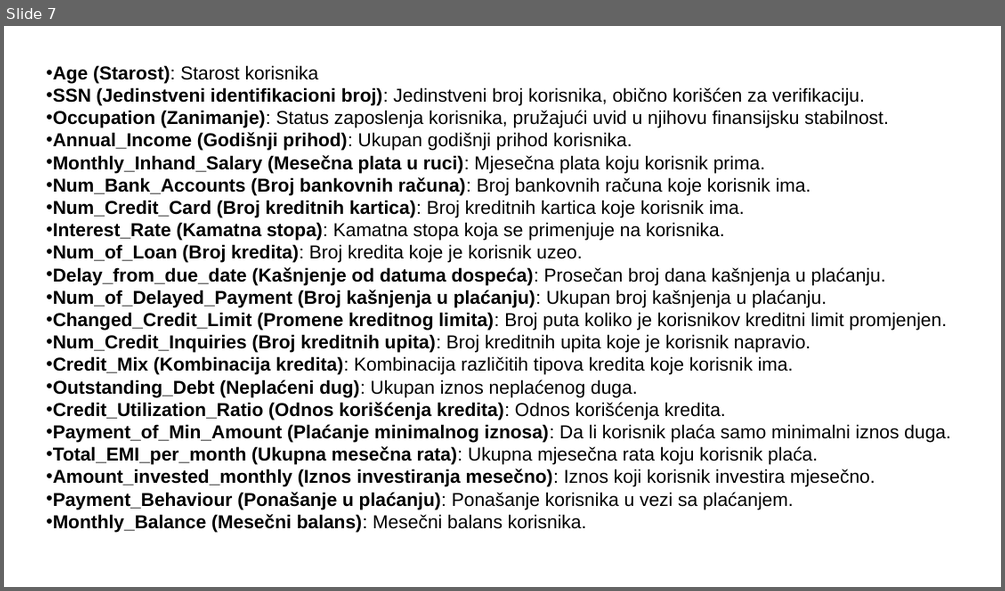
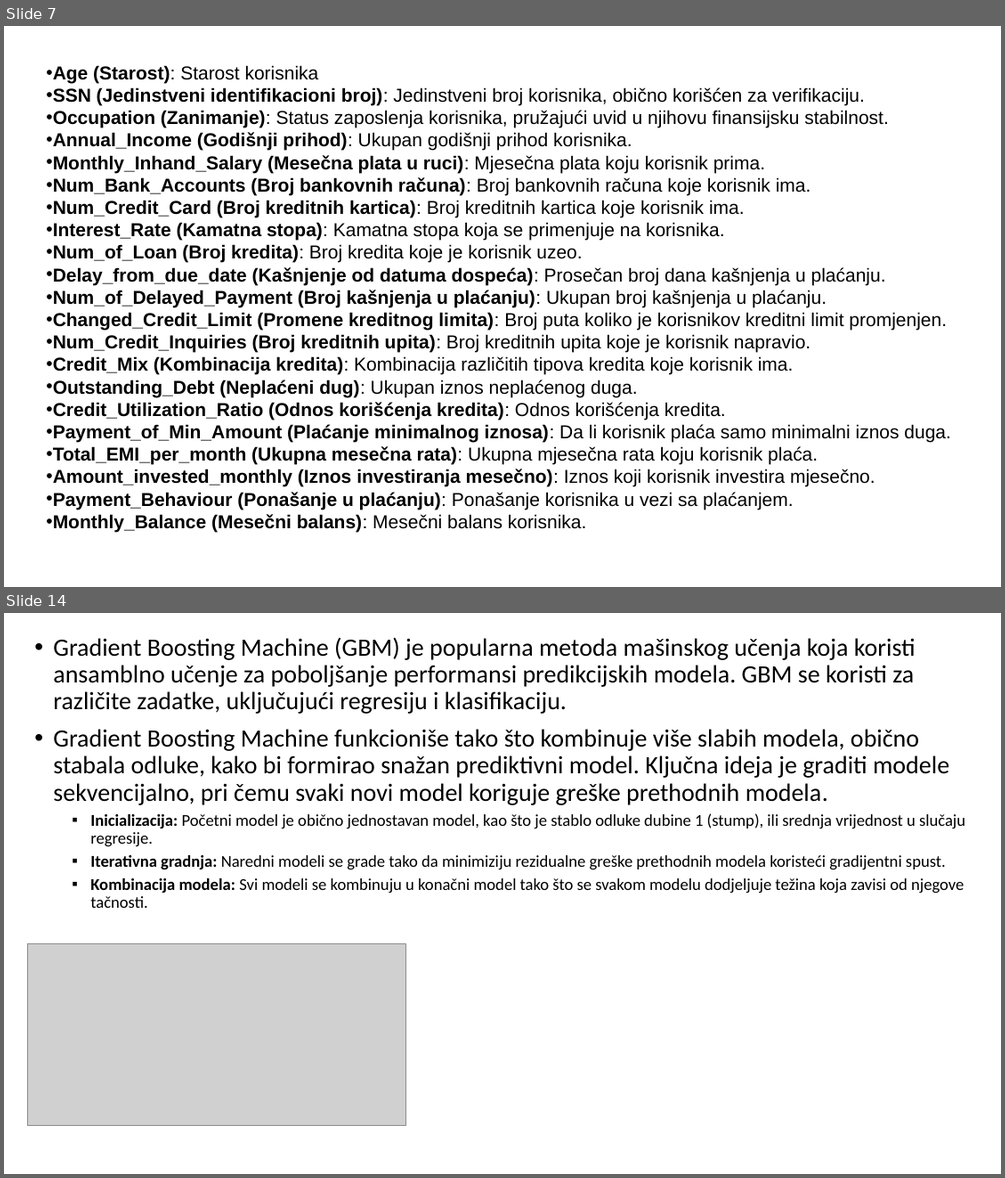
Before and after one commit to Pejanovic/ORI, a slide deck: Prezentacija.pptx. Shown one above the other, each under a label of ours: slide 7 before the commit, slides 7 and 14 after it; the slides between them are not shown. The pictures are 1005x591 and 1005x1178 pixels, drawn with LibreOffice and Linux fonts; fonts in the diff are those of the drawing; grey boxes stand for pictures. Boxes give left, top, right and bottom in pixels: in the first picture for what was removed or moved away, otherwise in the second. Text is boxed around its words. In the diff, an @@ line names an element or a change of style, - is before the commit and + after.

Commit message:
pptx

```diff
--- a/Prezentacija.pptx
+++ b/Prezentacija.pptx
@@ slide 14 added at box(4, 613, 1001, 1174), background #FFFFFF @@
@@ text added at box(53, 637, 965, 908), 24 pt, text #000000 @@
+• Gradient Boosting Machine (GBM) je popularna metoda mašinskog učenja koja koristi ansamblno učenje za poboljšanje performansi predikcijskih modela. GBM se koristi za različite zadatke, uključujući regresiju i klasifikaciju.
+• Gradient Boosting Machine funkcioniše tako što kombinuje više slabih modela, obično stabala odluke, kako bi formirao snažan prediktivni model. Ključna ideja je graditi modele sekvencijalno, pri čemu svaki novi model koriguje greške prethodnih modela.
+  ▪ Inicializacija: Početni model je obično jednostavan model, kao što je stablo odluke dubine 1 (stump), ili srednja vrijednost u slučaju regresije.
+  ▪ Iterativna gradnja: Naredni modeli se grade tako da minimiziju rezidualne greške prethodnih modela koristeći gradijentni spust.
+  ▪ Kombinacija modela: Svi modeli se kombinuju u konačni model tako što se svakom modelu dodjeljuje težina koja zavisi od njegove tačnosti.
@@ picture added at box(27, 943, 405, 1126) @@
```
Also in this commit, not shown: 27 other slides added.
